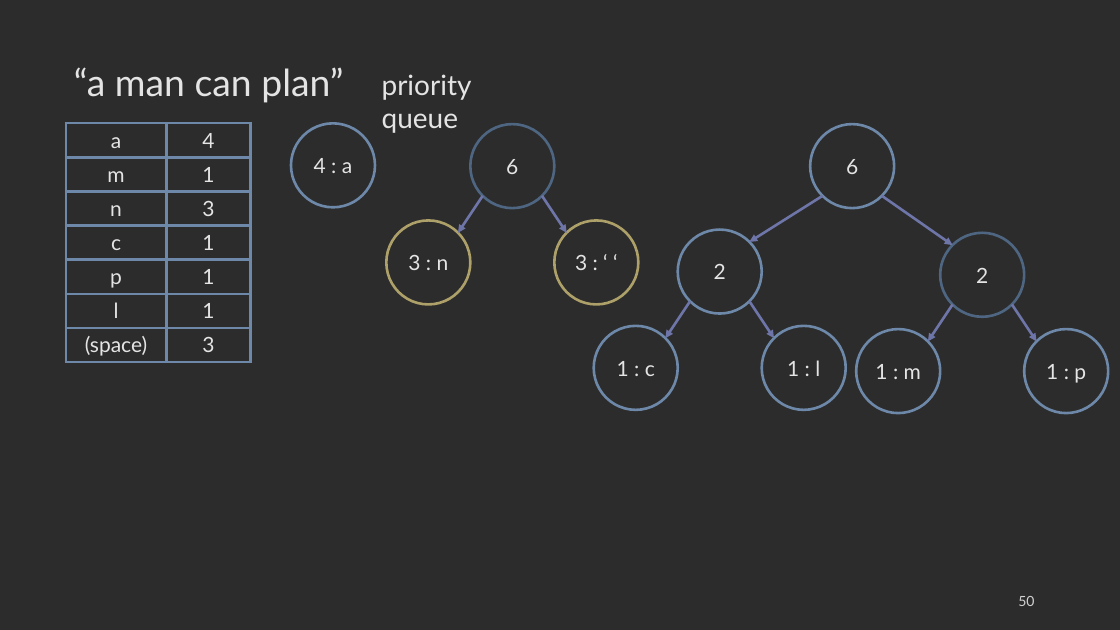
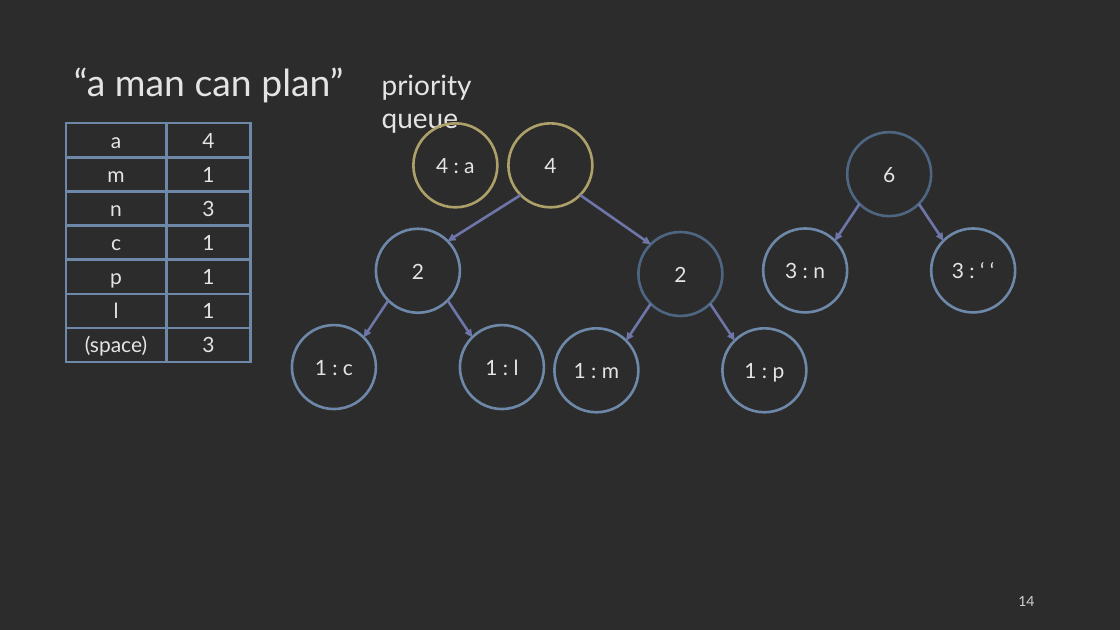
Before and after one commit to COP3530/edugator-content, a slide deck: slide 14 of greedy-algorithms/greedy-algorithms/images-ppt.pptx (slide 50 before the commit). Drawn at 1120x630 pixels with LibreOffice and Linux fonts; fonts in the diff are those of the drawing. Boxes give left, top, right and bottom in pixels: in the first picture for what was removed or moved away, otherwise in the second. Text is boxed around its words. In the diff, an @@ line names an element or a change of style, - is before the commit and + after.

```diff
--- a/greedy-algorithms/greedy-algorithms/images-ppt.pptx
+++ b/greedy-algorithms/greedy-algorithms/images-ppt.pptx
@@ ellipse "4 : a": place and size @@
-ellipse "4 : a" at <box>291,124,375,208</box>
+ellipse "4 : a" at <box>413,124,497,208</box>
@@ ellipse "4 : a" at <box>413,124,497,208</box>: outline #6D88A8 2.25 pt to #ADA069 2.25 pt @@
@@ ellipse added at <box>508,124,592,208</box>, outline #ADA069 2.25 pt, 18 pt, text #E4E4E4 @@
+4
@@ ellipse removed at <box>811,124,895,208</box> @@
-6
@@ 2 ellipses, 2 arrows: place and size @@
-2 ellipses, 2 arrows at <box>458,124,639,304</box>
+2 ellipses, 2 arrows at <box>835,132,1016,313</box>
@@ ellipse "3 : n" at <box>764,229,848,313</box>: outline #ADA069 2.25 pt to #6D88A8 2.25 pt @@
@@ ellipse "3 : n": place and size @@
-ellipse "3 : n" at <box>386,220,471,304</box>
+ellipse "3 : n" at <box>764,229,848,313</box>
@@ ellipse "3 : ‘ ‘" at <box>932,229,1016,313</box>: outline #ADA069 2.25 pt to #6D88A8 2.25 pt @@
@@ 6 ellipses, 6 arrows: place and size @@
-6 ellipses, 6 arrows at <box>594,196,1108,413</box>
+6 ellipses, 6 arrows at <box>292,195,807,413</box>
@@ page number at <box>1018,596,1034,606</box>: text changed @@
-50
+14
```
Also in this commit, not shown: 11 other slides changed, 4 other files.
